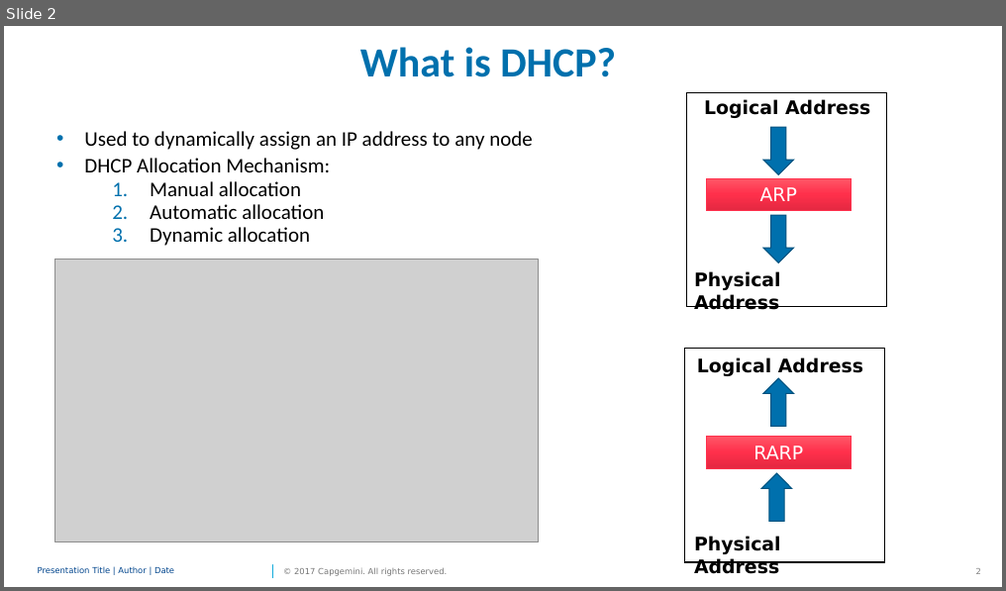
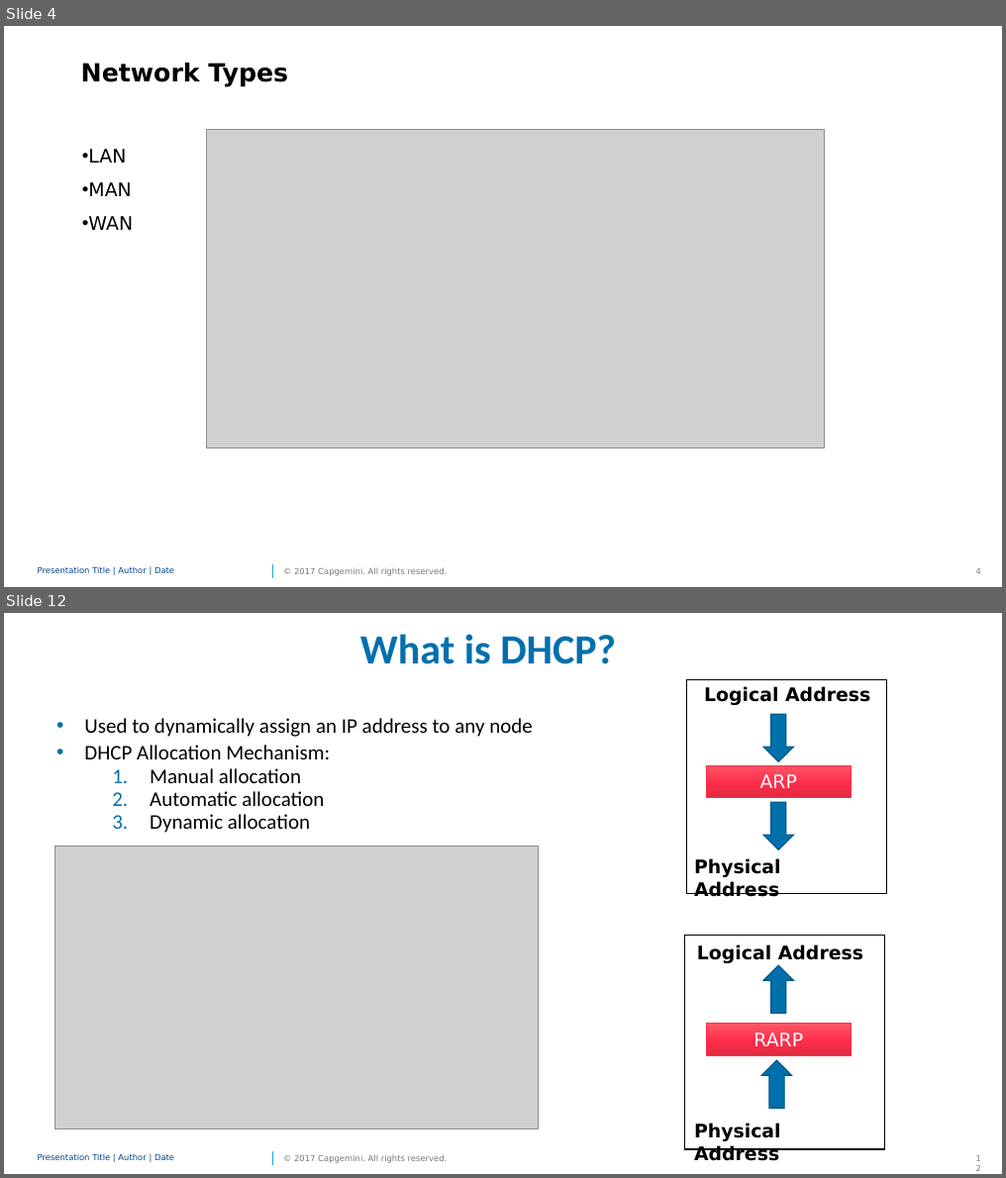
Before and after one commit to PriyalPotnis/m1, a slide deck: M1.pptx. Shown one above the other, each under a label of ours: slide 2 before the commit, slides 4 and 12 after it; the slides between them are not shown. The pictures are 1006x591 and 1006x1178 pixels, drawn with LibreOffice and Linux fonts; fonts in the diff are those of the drawing; grey boxes stand for pictures; background and template pictures are left out. Boxes give left, top, right and bottom in pixels: in the first picture for what was removed or moved away, otherwise in the second. Text is boxed around its words. In the diff, an @@ line names an element or a change of style, - is before the commit and + after.

```diff
--- a/M1.pptx
+++ b/M1.pptx
@@ slide 4 added at (4,26,1002,587), background #FFFFFF; not listed: 4 template elements that a slide beside it also shows @@
@@ text added at (81,63,288,87), 24 pt, text #000000, bold @@
+Network Types
@@ picture added at (206,130,825,449) @@
@@ text added at (88,149,133,230), 18 pt, text #000000 @@
+• LAN
+• MAN
+• WAN
@@ what was slide 2 is now slide 12 @@
```
Also in this commit, not shown: 4 slides changed, 9 other slides added.
